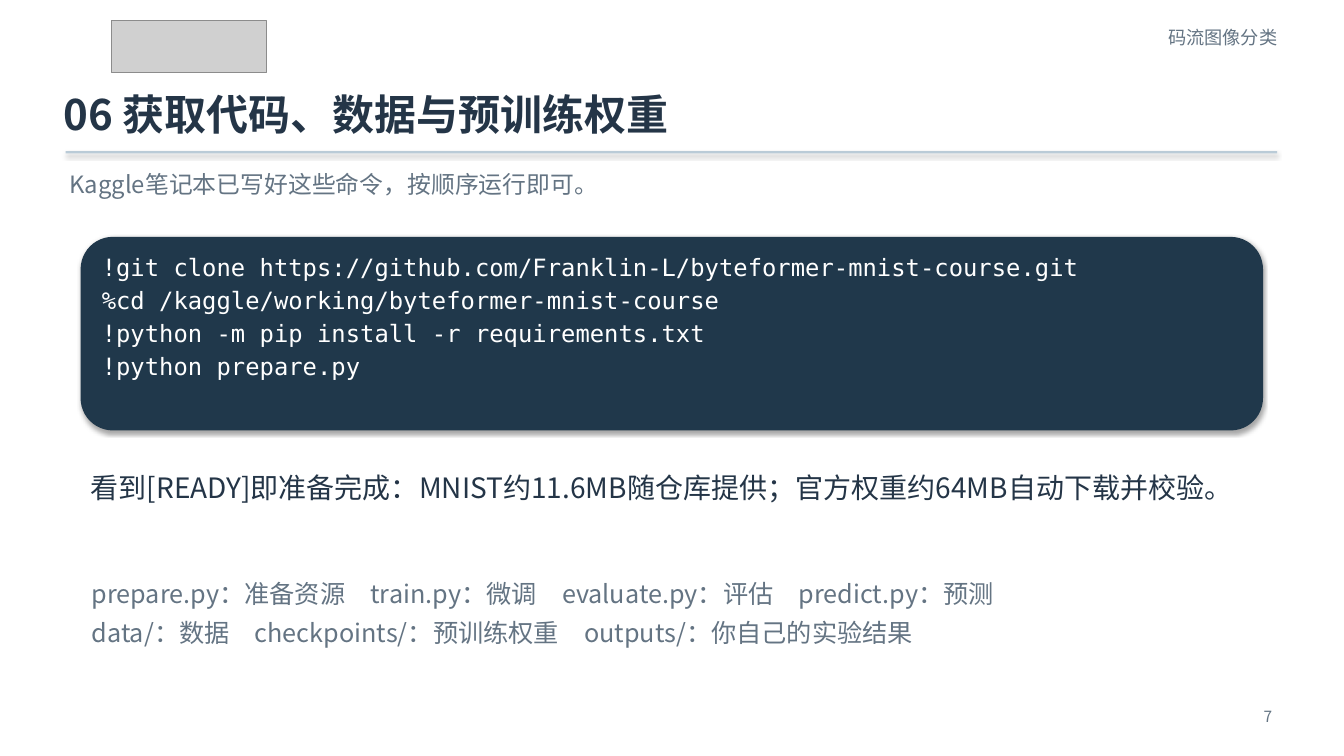
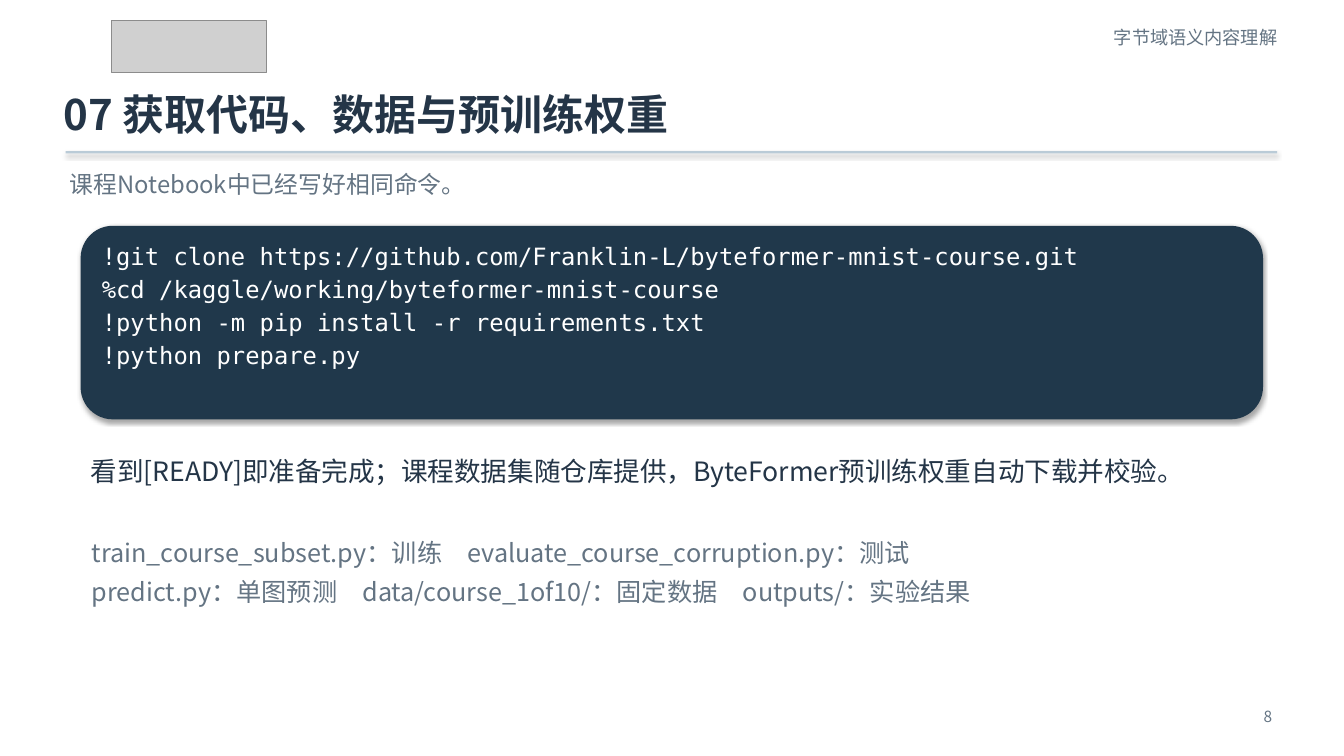
Before and after one commit to Franklin-L/byteformer-mnist-course, a slide deck: slide 8 of docs/ByteFormer_MNIST_零基础实验课.pptx (slide 7 before the commit). Drawn at 1344x756 pixels with LibreOffice and Linux fonts; fonts in the diff are those of the drawing; grey boxes stand for pictures. Boxes give left, top, right and bottom in pixels: in the first picture for what was removed or moved away, otherwise in the second. Text is boxed around its words. In the diff, an @@ line names an element or a change of style, - is before the commit and + after.

Commit message:
Revise course deck and corrupted-stream bonus task

```diff
--- a/docs/ByteFormer_MNIST_零基础实验课.pptx
+++ b/docs/ByteFormer_MNIST_零基础实验课.pptx
@@ text at (1114, 28, 1277, 46): text changed @@
-码流图像分类
+字节域语义内容理解
@@ text at (63, 94, 669, 134): text changed @@
-06 获取代码、数据与预训练权重
+07 获取代码、数据与预训练权重
@@ text at (69, 173, 465, 195): text changed @@
-Kaggle笔记本已写好这些命令，按顺序运行即可。
+课程Notebook中已经写好相同命令。
@@ rounded rectangle: place and size @@
-rounded rectangle at (81, 237, 1263, 431)
+rounded rectangle at (81, 226, 1263, 419)
@@ text "!git clone https://github.com/Franklin-L/byteformer-mnist-co ...": place and size @@
-text "!git clone https://github.com/Franklin-L/byteformer-mnist-co ..." at (102, 257, 1078, 380)
+text "!git clone https://github.com/Franklin-L/byteformer-mnist-co ..." at (102, 246, 1078, 369)
@@ text at (91, 458, 1184, 487): text changed; size 20 to 19 pt @@
-看到[READY]即准备完成：MNIST约11.6MB随仓库提供；官方权重约64MB自动下载并校验。
+看到[READY]即准备完成；课程数据集随仓库提供，ByteFormer预训练权重自动下载并校验。
@@ text at (92, 541, 971, 607): text changed @@
-prepare.py：准备资源 train.py：微调 evaluate.py：评估 predict.py：预测
-data/：数据 checkpoints/：预训练权重 outputs/：你自己的实验结果
+train_course_subset.py：训练 evaluate_course_corruption.py：测试
+predict.py：单图预测 data/course_1of10/：固定数据 outputs/：实验结果
@@ text at (1264, 710, 1273, 722): text changed @@
-7
+8
```
Also in this commit, not shown: 6 other slides changed, 9 slides added, 9 slides removed, 9 other files.
